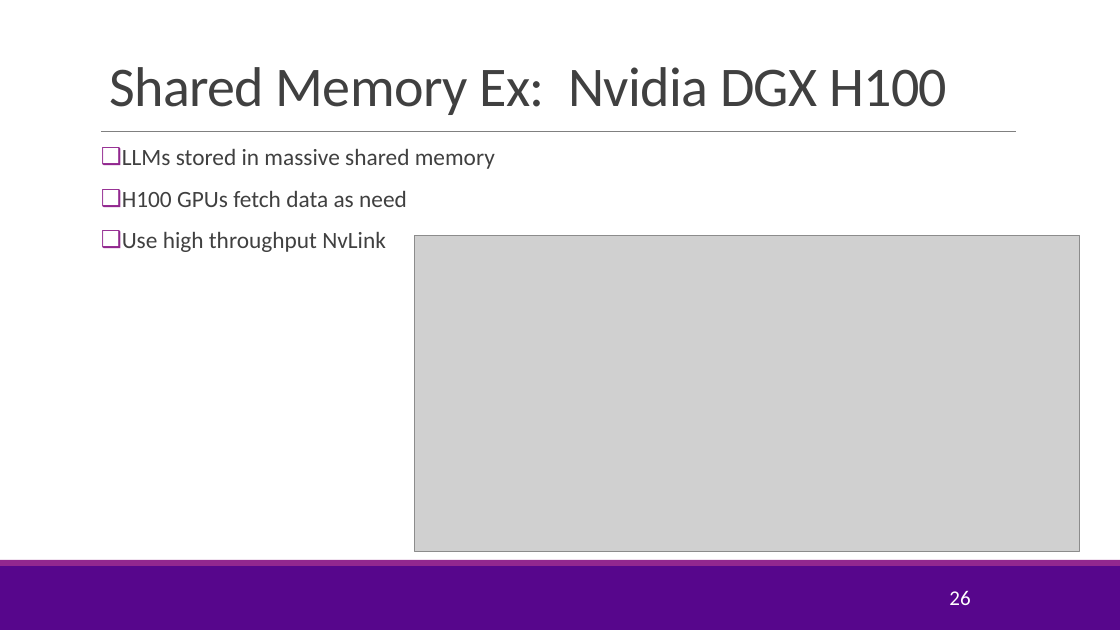
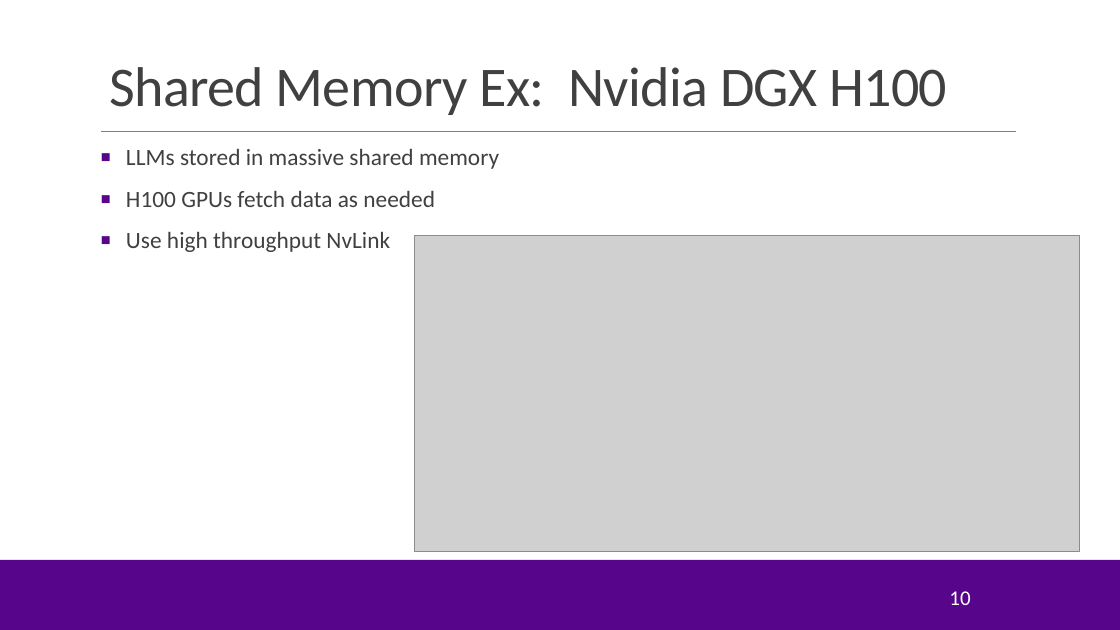
Before and after one commit to sdrangan/hwdesign, a slide deck: slide 10 of units/unit09_sharedmem/sharedmem.pptx (slide 26 before the commit). Drawn at 1120x630 pixels with LibreOffice and Linux fonts; fonts in the diff are those of the drawing; grey boxes stand for pictures; background and template pictures are left out. Boxes give left, top, right and bottom in pixels: in the first picture for what was removed or moved away, otherwise in the second. Text is boxed around its words. In the diff, an @@ line names an element or a change of style, - is before the commit and + after.

```diff
--- a/units/unit09_sharedmem/sharedmem.pptx
+++ b/units/unit09_sharedmem/sharedmem.pptx
@@ text at <box>126,149,499,252</box>: bullet ❑ to ■; bullet colour #92278F to #57068C @@
@@ text at <box>126,191,435,207</box>: text changed @@
-❑ H100 GPUs fetch data as need
+■ H100 GPUs fetch data as needed
@@ rectangle at <box>0,560,1120,565</box>: fill #92278F to #57068C @@
@@ page number at <box>949,591,970,605</box>: text changed @@
-26
+10
```
Also in this commit, not shown: 14 other slides changed, 10 slides added, 32 slides removed, 1 other file.
